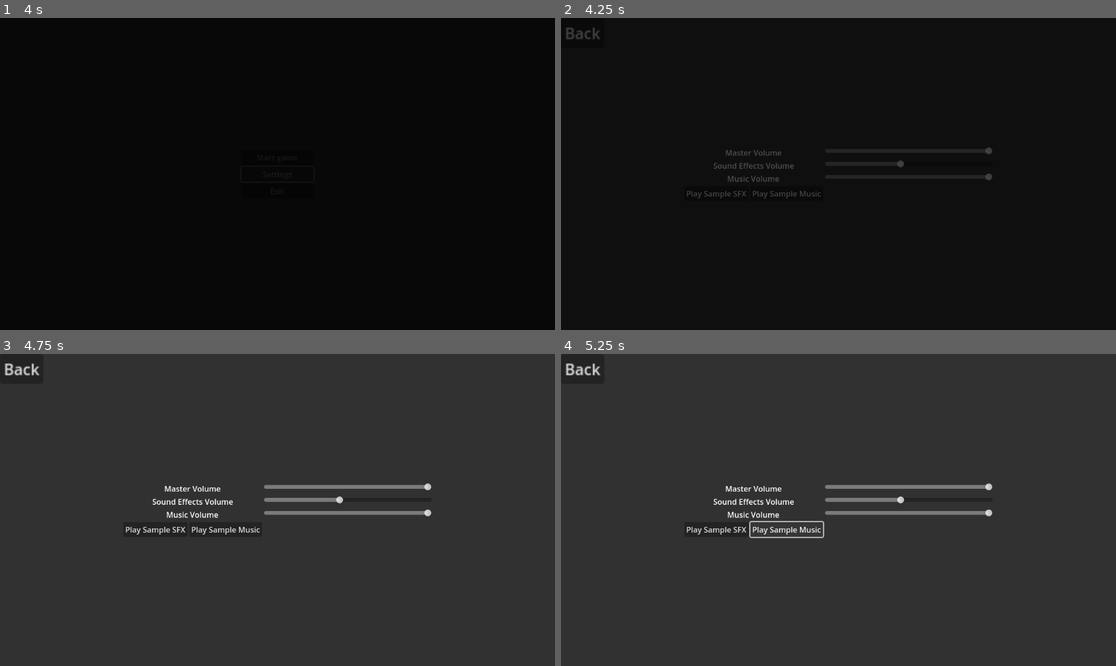
Above: before the commit, frames 1-4 (two rows, left to right).
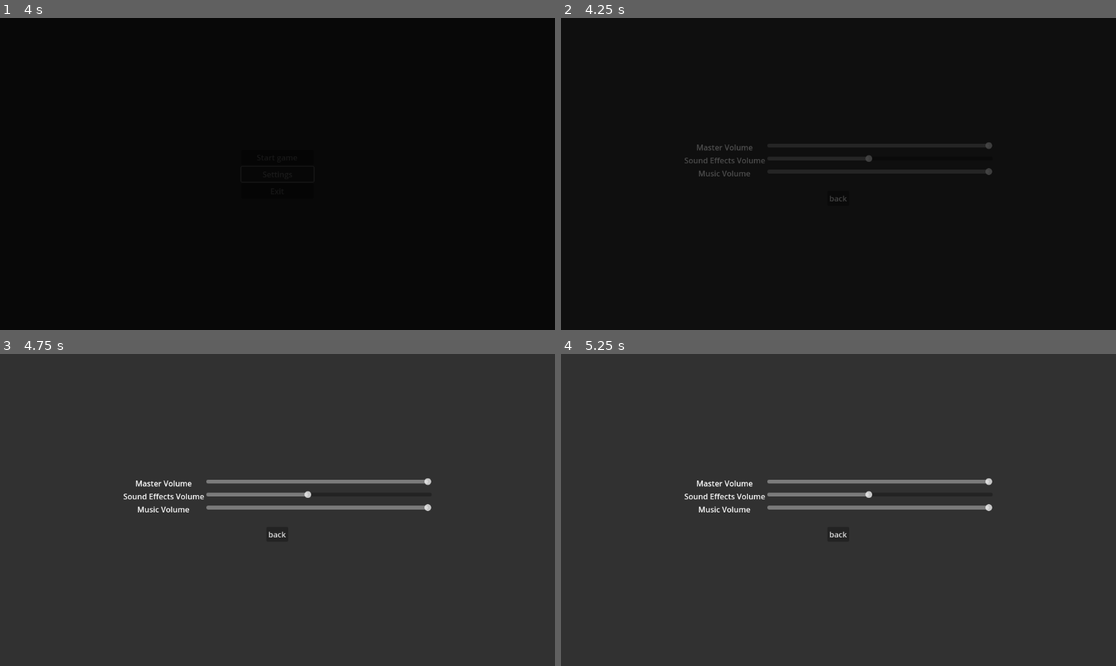
Above: after the commit, the same moments.

Repository: kytoaa/gmtk-project-2025
Game: Godot game, scene res://globals/root.tscn
Two runs of this game, one before a commit and one after it. Both use one fixed random seed, a clock stepped at 60 frames per second and the inputs below.
Inputs (mouse positions are in pixels of both pictures, inside the frame that each line leads up to):
- Up to frame 1 (4 s): click "Start game" at 1.25 s; click "Start game" at 2 s; click "Start game" at 2.75 s; click "Settings" at 3.5 s
- Up to frame 2 (4.25 s): no input
- Up to frame 3 (4.75 s): click "Back" (after the commit: "back") at 4.25 s
- Up to frame 4 (5.25 s): click (788, 528) at 5 s, where only the run before the commit has a clickable "Play Sample Music"

Frame 1 is identical in both runs. In frame 2, 0.8% of the frame differs, in the area x 1-78%, y 3-59%; in frame 3, 3.4%; in frame 4, 3.6%, in the area x 0-78%, y 2-60%.

Commit message:
some changes

Diff:
--- a/ui/settings.tscn
+++ b/ui/settings.tscn
@@ -1,8 +1,6 @@
-[gd_scene load_steps=4 format=3 uid="uid://bq406r2elct1v"]
+[gd_scene load_steps=2 format=3 uid="uid://bq406r2elct1v"]
 
 [ext_resource type="Script" uid="uid://bs1vmsrc2v8lh" path="res://ui/settings.gd" id="1_7kwmf"]
-[ext_resource type="AudioStream" uid="uid://bnkcglb5aggs1" path="res://sounds/sample_sfx.mp3" id="3_feasd"]
-[ext_resource type="AudioStream" uid="uid://cxu73rrf70o2w" path="res://sounds/sample_music.mp3" id="6_045ga"]
 
 [node name="Settings" type="Control"]
 layout_mode = 3
@@ -14,11 +12,9 @@
 script = ExtResource("1_7kwmf")
 
 [node name="SfxPlayer" type="AudioStreamPlayer" parent="."]
-stream = ExtResource("3_feasd")
 bus = &"Sfx"
 
 [node name="MusicPlayer" type="AudioStreamPlayer" parent="."]
-stream = ExtResource("6_045ga")
 bus = &"Music"
 
 [node name="ColorRect" type="ColorRect" parent="."]
@@ -85,33 +81,12 @@
 step = 0.025
 value = 0.5
 
-[node name="HBoxContainer" type="HBoxContainer" parent="MarginContainer/VBoxContainer/GridContainer2"]
-layout_mode = 2
-
-[node name="SfxButton" type="Button" parent="MarginContainer/VBoxContainer/GridContainer2/HBoxContainer"]
+[node name="Button" type="Button" parent="MarginContainer/VBoxContainer"]
 layout_mode = 2
 size_flags_horizontal = 4
-size_flags_vertical = 0
-text = "Play Sample SFX"
-
-[node name="MusicButton" type="Button" parent="MarginContainer/VBoxContainer/GridContainer2/HBoxContainer"]
-layout_mode = 2
-text = "Play Sample Music"
-
-[node name="MarginContainer2" type="MarginContainer" parent="."]
-layout_mode = 0
-offset_right = 45.0
-offset_bottom = 31.0
-scale = Vector2(2, 2)
-
-[node name="BackButton" type="Button" parent="MarginContainer2"]
-z_index = 1
-layout_mode = 2
-text = "Back"
+text = "back"
 
 [connection signal="value_changed" from="MarginContainer/VBoxContainer/GridContainer2/MasterVolume" to="." method="on_master_volume_changed"]
 [connection signal="value_changed" from="MarginContainer/VBoxContainer/GridContainer2/SfxVolume" to="." method="on_sfx_volume_changed"]
 [connection signal="value_changed" from="MarginContainer/VBoxContainer/GridContainer2/MusicVolume" to="." method="on_music_volume_changed"]
-[connection signal="pressed" from="MarginContainer/VBoxContainer/GridContainer2/HBoxContainer/SfxButton" to="." method="on_sfx_button_pressed"]
-[connection signal="pressed" from="MarginContainer/VBoxContainer/GridContainer2/HBoxContainer/MusicButton" to="." method="on_music_button_pressed"]
-[connection signal="pressed" from="MarginContainer2/BackButton" to="." method="on_back_pressed"]
+[connection signal="pressed" from="MarginContainer/VBoxContainer/Button" to="." method="on_back_pressed"]
Not shown, removed: sounds/sample_music.mp3.import
Not shown, removed: sounds/sample_sfx.mp3.import
Not shown, changed: sounds/sample_music.mp3
Not shown, removed: sounds/sample_sfx.mp3
